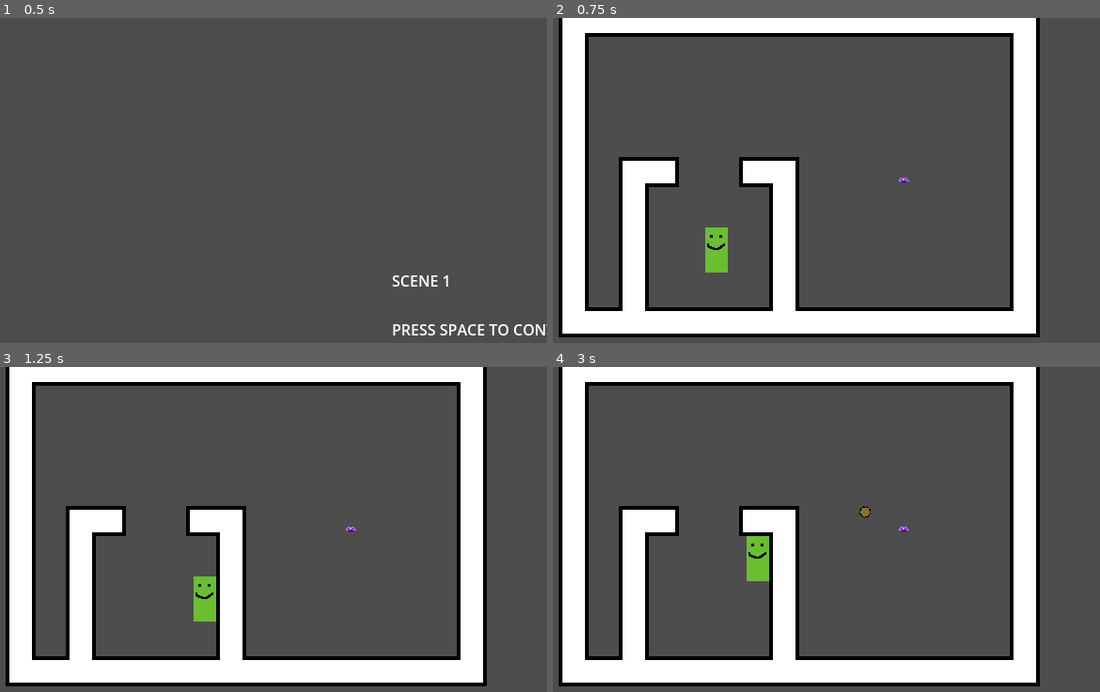
Above: before the commit, frames 1-4 (two rows, left to right).
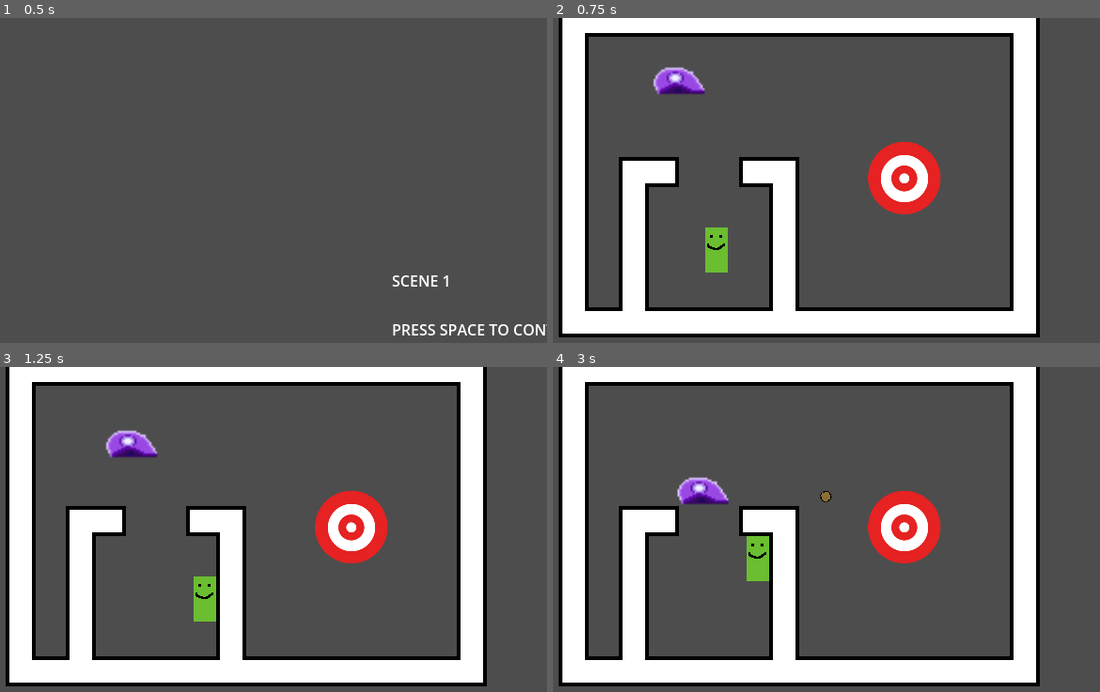
Above: after the commit, the same moments.

Repository: HuskyGameDev/2025f-team5
Game: Godot game, scene res://Game/main.tscn
Same seed, same stepped clock (60 frames per second), same inputs: the game is played once before the commit and once after it.
Inputs (mouse positions are in pixels of both pictures, inside the frame that each line leads up to):
- Up to frame 1 (0.5 s): no input
- Up to frame 2 (0.75 s): tap Space (Dash) at 0.5 s; move the mouse to (930, 170) at 0.52 s; hold D (Right) from 0.53 s (still down); hold Space (Dash) from 0.53 s (still down)
- Up to frame 3 (1.25 s): keep holding D (Right); keep holding Space (Dash)
- Up to frame 4 (3 s): move the mouse to (678, 552) at 1.27 s; release D (Right) at 1.28 s; release Space (Dash) at 1.28 s; hold S (Down) 1.28-2.03 s; tap Space (Dash) at 1.35, 2.3, 2.85 s; move the mouse to (859, 461) at 2.02 s; press the mouse at (859, 461) at 2.03 s; hold D (Right) 2.03-2.78 s; move the mouse to (771, 604) at 2.77 s; release the mouse at (771, 604) at 2.78 s; hold W (Up) from 2.78 s (still down)

Frame 1 is identical in both runs. In frame 2, 3.0% of the frame differs, in the area x 18-71%, y 15-61%; in frame 3, 3.0%; in frame 4, 3.1%, in the area x 22-71%, y 33-61%.

Commit message:
Slime Implementation
Fully implemented instantiation and movement functions for slime

Diff:
--- a/Game/Enemy/enemy_slime.tscn
+++ b/Game/Enemy/enemy_slime.tscn
@@ -1,19 +1,27 @@
 [gd_scene load_steps=4 format=3 uid="uid://dti72b4p2o8dl"]
 
 [ext_resource type="Script" uid="uid://drvifx6ufw2dr" path="res://Scripts/Enemy/enemy_slime.gd" id="1_1dthq"]
-[ext_resource type="Texture2D" uid="uid://c6kitrxlth35m" path="res://Art/Enemy/slimewip.png" id="2_nal8d"]
+[ext_resource type="Texture2D" uid="uid://c6kitrxlth35m" path="res://slimewip.png" id="2_nal8d"]
 
 [sub_resource type="RectangleShape2D" id="RectangleShape2D_543p7"]
-size = Vector2(32, 24)
+size = Vector2(64, 32)
 
 [node name="EnemySlime" type="CharacterBody2D"]
 script = ExtResource("1_1dthq")
 
 [node name="EnemyCollision" type="CollisionShape2D" parent="."]
-position = Vector2(0, 4)
+visible = false
+light_mask = 2
+visibility_layer = 2
+position = Vector2(0, 8)
 shape = SubResource("RectangleShape2D_543p7")
 
+[node name="CollisionPolygon2D" type="CollisionPolygon2D" parent="."]
+polygon = PackedVector2Array(-16, -8, -24, 0, -32, 8, -32, 16, -24, 24, -16, 24, 32, 24, 32, 16, 24, 8, 16, 0, 8, -8)
+
 [node name="EnemySprite" type="Sprite2D" parent="."]
+position = Vector2(2.3841858e-07, -9.536743e-07)
+scale = Vector2(2, 1.9999999)
 texture = ExtResource("2_nal8d")
 
 [node name="Cooldown" type="Timer" parent="."]
--- a/Game/Room/test_room.tscn
+++ b/Game/Room/test_room.tscn
@@ -9,15 +9,16 @@
 var enemies : Array[EnemyBase] = []
 
 func _ready() -> void:
-	#var enemy : EnemyBase = EnemyBase.new_enemy()
-	#enemy.position = $EnemySpawn.position
-	#add_child(enemy)
-	#enemies.append(enemy) #this may cause issues when the enemy is killed
-
-	var slime : EnemyBase = EnemySlime.new_enemy_slime()
-	slime.position = $EnemySpawn.position
+	var enemy : EnemyBase = EnemyBase.new_enemy()
+	enemy.position = $EnemySpawn.position
+	add_child(enemy)
+	enemies.append(enemy) #this may cause issues when the enemy is killed
+
+	var slime : EnemySlime = EnemySlime.new_enemy()
+	slime.position = Vector2(-128,-128)
 	add_child(slime)
 	enemies.append(slime)
+
 "
 
 [sub_resource type="TileSetAtlasSource" id="TileSetAtlasSource_wgkw7"]
--- a/Scripts/Enemy/enemy_slime.gd
+++ b/Scripts/Enemy/enemy_slime.gd
@@ -1,10 +1,20 @@
 class_name EnemySlime extends EnemyBase
 
+const enemy_slime_scene: PackedScene = preload("res://Game/Enemy/enemy_slime.tscn")
+
 @warning_ignore("shadowed_variable")
-static func new_enemy_slime(texture: String = "res://Art/Enemy/slimewip.png", health: float = 5.0, speed: int = 100, firerate: float = 2.0, damage: float = 1.0, shot_speed: int = 0, bullet_lifetime: float = 5.0) -> CharacterBody2D:
-	var slime = new_enemy(texture, health, speed, firerate, damage, shot_speed, bullet_lifetime)
-	return slime
+static func new_enemy(texture: String = "res://Art/Enemy/target.png", health: float = 5.0, speed: int = 10, firerate: float = 2.0, damage: float = 1.0, shot_speed: int = 0, bullet_lifetime: float = 4.0) -> CharacterBody2D:
+	var enemy_instance = enemy_slime_scene.instantiate()
+	enemy_instance.health = health
+	enemy_instance.speed = speed
+	enemy_instance.firerate = firerate
+	enemy_instance.shot_speed = shot_speed
+	enemy_instance.bullet_lifetime = bullet_lifetime
+	enemy_instance.damage = damage
+	enemy_instance.set_cooldown()
+	return enemy_instance
 
+# Currently using this to get the position of the player so the enemy can path to them
 func find_player() -> Vector2:
 	var player = get_tree().get_nodes_in_group("player")
 	if len(player) > 0:
@@ -12,8 +22,14 @@
 	else:
 		return Vector2(0,0)
 
+func _physics_process(delta: float) -> void:
+	var player_direction = find_player() - global_position
+	velocity = player_direction * speed * delta
+	move_and_slide()
 
-func _physics_process(delta: float) -> void:
-	var direction = find_player() - global_position
-	velocity = direction * speed
-	move_and_slide()
+# This doesn't work yet
+func _on_attack_cooldown_timeout() -> void:
+	var bullet_instance = Bullet.new_bullet(shot_speed, Vector2.LEFT, bullet_lifetime, damage, false)
+	get_parent().add_child(bullet_instance)
+	bullet_instance.position = position
+	bullet_instance.fire()
Renamed: Art/Enemy/slimewip.png -> slimewip.png
Not shown, changed: slimewip.png.import
